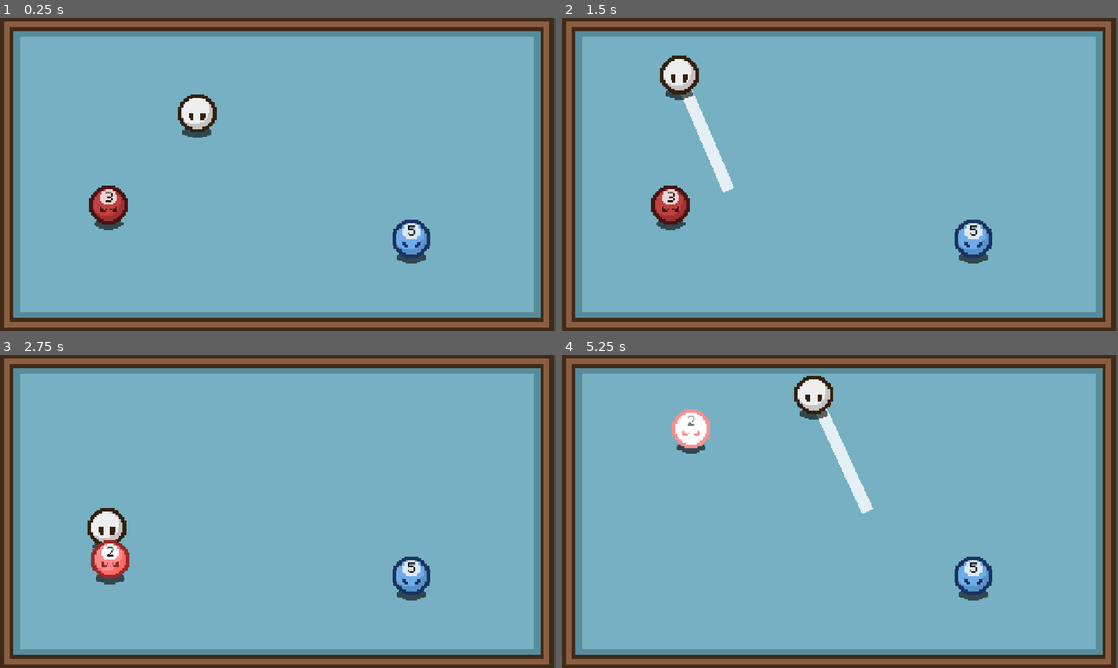
Above: before the commit, frames 1-4 (two rows, left to right).
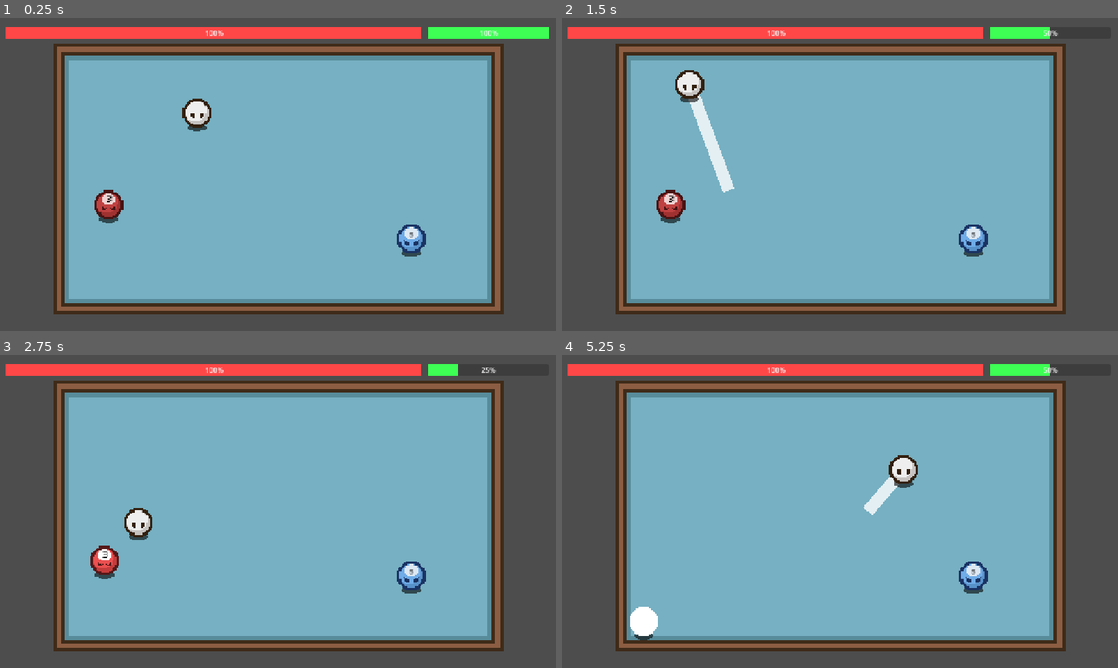
Above: after the commit, the same moments.

Repository: paatatoo/billiardblitz
Game: Godot game, scene res://main.tscn
The game is run twice, just before and just after one commit, with the same random seed, the same clock (stepped at 60 frames per second) and the same inputs.
Inputs (mouse positions are in pixels of both pictures, inside the frame that each line leads up to):
- Up to frame 1 (0.25 s): no input
- Up to frame 2 (1.5 s): tap Enter at 0.5 s; move the mouse to (962, 158) at 0.52 s; click (962, 158) at 0.67 s; move the mouse to (728, 190) at 1.27 s; click (728, 190) at 1.42 s
- Up to frame 3 (2.75 s): move the mouse to (333, 442) at 2.02 s; click (333, 442) at 2.17 s
- Up to frame 4 (5.25 s): move the mouse to (812, 574) at 2.77 s; click (812, 574) at 2.92 s; move the mouse to (1006, 558) at 3.52 s; click (1006, 558) at 3.67 s; move the mouse to (673, 464) at 4.27 s; click (673, 464) at 4.42 s; move the mouse to (867, 511) at 5.02 s; click (867, 511) at 5.17 s

The runs differ from the first frame. In frame 1, 44% of the frame differs, in the area x 0-100%, y 0-100%; in frame 2, 45%; in frame 3, 45%; in frame 4, 46%.

Commit message:
Commit name

Diff:
--- a/Game.gd
+++ b/Game.gd
@@ -2,10 +2,12 @@
 
 var player_state = "idle"
 var focus_point : Vector2
-var SPEED := 3.8
-var RANGE := 320
+var SPEED := 3.2
+var RANGE := 260
 var ATK_POWER := 1
 var RESILIENCE := 2.0
+var HEALTH := 100
+var STAMINA := 1.0
 
 """
 git add .
--- a/Scenes/enemy_scenes/blue_ball.tscn
+++ b/Scenes/enemy_scenes/blue_ball.tscn
@@ -6,8 +6,8 @@
 [ext_resource type="FontFile" uid="uid://dbwlkmglgxbsx" path="res://Assets/dogicapixel.ttf" id="2_8xuby"]
 [ext_resource type="Texture2D" uid="uid://db3y6lg5oqarj" path="res://Assets/player_assets/shadow_ellipse.png" id="3_sdjrx"]
 
-[sub_resource type="CircleShape2D" id="CircleShape2D_awwja"]
-radius = 39.0
+[sub_resource type="CircleShape2D" id="CircleShape2D_sdjrx"]
+radius = 26.925823
 
 [node name="BlueBall" type="RigidBody2D" unique_id=1130954465]
 mass = 3.0
@@ -18,16 +18,16 @@
 max_contacts_reported = 5
 script = ExtResource("1_8xuby")
 
-[node name="ShadowEllipse" type="Sprite2D" parent="." unique_id=328144680]
+[node name="ShadowEllipse" type="Sprite2D" parent="." unique_id=801237373]
 modulate = Color(1, 1, 1, 0.5921569)
 texture_filter = 1
-position = Vector2(0, 42)
-scale = Vector2(3, 3)
+position = Vector2(0, 32)
+scale = Vector2(2, 2)
 texture = ExtResource("3_sdjrx")
 
 [node name="Sprite2D" type="Sprite2D" parent="." unique_id=1209143595]
 texture_filter = 1
-scale = Vector2(4, 4)
+scale = Vector2(3, 3)
 texture = ExtResource("1_m6x62")
 
 [node name="HPCounter" type="Label" parent="." unique_id=584467418]
@@ -37,21 +37,22 @@
 anchor_right = 0.5
 anchor_bottom = 0.5
 offset_left = -19.0
-offset_top = -36.0
+offset_top = -27.0
 offset_right = 21.0
+offset_bottom = 9.0
 grow_horizontal = 2
 grow_vertical = 2
 theme_override_colors/font_color = Color(0, 0, 0, 1)
 theme_override_fonts/font = ExtResource("2_8xuby")
-theme_override_font_sizes/font_size = 26
+theme_override_font_sizes/font_size = 12
 text = "5"
 horizontal_alignment = 1
 vertical_alignment = 1
 autowrap_mode = 1
 
-[node name="CollisionShape2D" type="CollisionShape2D" parent="." unique_id=103478496]
-position = Vector2(0, 13)
-shape = SubResource("CircleShape2D_awwja")
+[node name="CollisionShape2D" type="CollisionShape2D" parent="." unique_id=294130314]
+position = Vector2(0, 14)
+shape = SubResource("CircleShape2D_sdjrx")
 
 [connection signal="body_entered" from="." to="." method="_on_body_entered"]
 [connection signal="body_exited" from="." to="." method="_on_body_exited"]
--- a/Scenes/enemy_scenes/red_ball.gd
+++ b/Scenes/enemy_scenes/red_ball.gd
@@ -21,12 +21,13 @@
 		position.y -= delta_y * 70 * delta
 
 func _on_body_entered(body: Node) -> void:
-	if body.TOKEN_ID == "Player" and state != "ram":
+	if body.TOKEN_ID == "Player" and state != "ram" and body.linear_velocity.length() > 200:
 		lose_health(1)
 	if state == "ram" and body.TOKEN_ID == "Player":
 		$AnimationPlayer.play("RESET")
 		$RushTimer.stop()
 		state = "idle"
+		Game.HEALTH -= 20
 		$IdleTimer.start()
 
 func _on_body_exited(body: Node) -> void:
--- a/Scenes/enemy_scenes/red_ball.tscn
+++ b/Scenes/enemy_scenes/red_ball.tscn
@@ -6,8 +6,8 @@
 [ext_resource type="Texture2D" uid="uid://db3y6lg5oqarj" path="res://Assets/player_assets/shadow_ellipse.png" id="3_rkoge"]
 [ext_resource type="FontFile" uid="uid://dbwlkmglgxbsx" path="res://Assets/dogicapixel.ttf" id="4_8ifpv"]
 
-[sub_resource type="CircleShape2D" id="CircleShape2D_awwja"]
-radius = 36.013885
+[sub_resource type="CircleShape2D" id="CircleShape2D_rkoge"]
+radius = 26.925823
 
 [sub_resource type="Animation" id="Animation_rkoge"]
 length = 0.001
@@ -200,6 +200,7 @@
 }
 
 [node name="RedBall" type="RigidBody2D" unique_id=1480980207]
+mass = 3.0
 physics_material_override = ExtResource("1_ga0h2")
 gravity_scale = 0.0
 lock_rotation = true
@@ -207,21 +208,17 @@
 max_contacts_reported = 5
 script = ExtResource("1_ilkm3")
 
-[node name="ShadowEllipse" type="Sprite2D" parent="." unique_id=275549615]
+[node name="ShadowEllipse" type="Sprite2D" parent="." unique_id=707713378]
 modulate = Color(1, 1, 1, 0.5921569)
 texture_filter = 1
-position = Vector2(0, 42)
-scale = Vector2(3, 3)
+position = Vector2(0, 32)
+scale = Vector2(2, 2)
 texture = ExtResource("3_rkoge")
 
 [node name="Sprite2D" type="Sprite2D" parent="." unique_id=1047437647]
 texture_filter = 1
-scale = Vector2(4, 4)
+scale = Vector2(3, 3)
 texture = ExtResource("3_3wutu")
-
-[node name="CollisionShape2D" type="CollisionShape2D" parent="." unique_id=443020049]
-position = Vector2(0, 17)
-shape = SubResource("CircleShape2D_awwja")
 
 [node name="HPCounter" type="Label" parent="." unique_id=840580534]
 texture_filter = 1
@@ -231,17 +228,22 @@
 anchor_right = 0.5
 anchor_bottom = 0.5
 offset_left = -19.0
-offset_top = -36.0
+offset_top = -32.0
 offset_right = 21.0
+offset_bottom = 4.0
 grow_horizontal = 2
 grow_vertical = 2
 theme_override_colors/font_color = Color(0, 0, 0, 1)
 theme_override_fonts/font = ExtResource("4_8ifpv")
-theme_override_font_sizes/font_size = 26
+theme_override_font_sizes/font_size = 18
 text = "3"
 horizontal_alignment = 1
 vertical_alignment = 1
 autowrap_mode = 1
+
+[node name="CollisionShape2D" type="CollisionShape2D" parent="." unique_id=217894445]
+position = Vector2(0, 13)
+shape = SubResource("CircleShape2D_rkoge")
 
 [node name="AnimationPlayer" type="AnimationPlayer" parent="." unique_id=121302939]
 libraries/ = SubResource("AnimationLibrary_niy18")
--- a/Scenes/player_scenes/player.gd
+++ b/Scenes/player_scenes/player.gd
@@ -1,10 +1,19 @@
 extends RigidBody2D
 
 const TOKEN_ID = "Player"
+var stamina_timer := 0.0
 var slowed = false
 
 func _process(delta: float) -> void:
-	if Input.is_mouse_button_pressed(MOUSE_BUTTON_LEFT):
+
+	if Game.STAMINA < 1.0:
+		stamina_timer += delta
+		if stamina_timer >= 1.0 and Game.player_state != "focus":
+			print(stamina_timer)
+			stamina_timer = 0.0
+			Game.STAMINA += 0.25
+
+	if Input.is_mouse_button_pressed(MOUSE_BUTTON_LEFT) and Game.STAMINA >= 0.5:
 		Engine.time_scale = 0.2
 		Game.player_state = "focus"
 	if Game.player_state == "focus" and not Input.is_mouse_button_pressed(MOUSE_BUTTON_LEFT):
@@ -14,6 +23,7 @@
 		if slowed:
 			linear_velocity *= 0.4
 		Game.player_state = "idle"
+		Game.STAMINA -= 0.5
 	queue_redraw()
 
 func _draw():
--- a/Scenes/player_scenes/player.tscn
+++ b/Scenes/player_scenes/player.tscn
@@ -6,7 +6,7 @@
 [ext_resource type="Texture2D" uid="uid://db3y6lg5oqarj" path="res://Assets/player_assets/shadow_ellipse.png" id="3_udtxu"]
 
 [sub_resource type="CircleShape2D" id="CircleShape2D_awwja"]
-radius = 38.013157
+radius = 28.0
 
 [node name="Player" type="RigidBody2D" unique_id=1103906664]
 physics_material_override = ExtResource("1_rep5y")
@@ -17,15 +17,15 @@
 [node name="ShadowEllipse" type="Sprite2D" parent="." unique_id=1467984620]
 modulate = Color(1, 1, 1, 0.5921569)
 texture_filter = 1
-position = Vector2(0, 42)
-scale = Vector2(3, 3)
+position = Vector2(0, 32)
+scale = Vector2(2, 2)
 texture = ExtResource("3_udtxu")
 
 [node name="Sprite2D" type="Sprite2D" parent="." unique_id=1088110731]
 texture_filter = 1
-scale = Vector2(4, 4)
+scale = Vector2(3, 3)
 texture = ExtResource("3_rep5y")
 
 [node name="CollisionShape2D" type="CollisionShape2D" parent="." unique_id=1356902892]
-position = Vector2(0, 15)
+position = Vector2(0, 11)
 shape = SubResource("CircleShape2D_awwja")
--- /dev/null
+++ b/Scenes/ui_scenes/ui.gd
@@ -0,0 +1,6 @@
+extends CanvasLayer
+
+
+func _process(delta: float) -> void:
+	$HPBar.value = Game.HEALTH
+	$STAMINABar.value = Game.STAMINA
--- /dev/null
+++ b/Scenes/ui_scenes/ui.tscn
@@ -0,0 +1,31 @@
+[gd_scene format=3 uid="uid://bgrbe7fvuhial"]
+
+[ext_resource type="Script" uid="uid://cl67ke6hjbj3i" path="res://Scenes/ui_scenes/ui.gd" id="1_le4aj"]
+
+[sub_resource type="StyleBoxFlat" id="StyleBoxFlat_2legv"]
+bg_color = Color(1, 0.27999997, 0.27999997, 1)
+
+[sub_resource type="StyleBoxFlat" id="StyleBoxFlat_le4aj"]
+bg_color = Color(0.24000001, 1, 0.32866675, 1)
+
+[node name="UI" type="CanvasLayer" unique_id=1784741763]
+script = ExtResource("1_le4aj")
+
+[node name="HPBar" type="ProgressBar" parent="." unique_id=1023806772]
+offset_left = 14.0
+offset_top = 21.0
+offset_right = 971.0
+offset_bottom = 48.0
+theme_override_styles/fill = SubResource("StyleBoxFlat_2legv")
+
+[node name="STAMINABar" type="ProgressBar" parent="." unique_id=982885252]
+anchors_preset = 1
+anchor_left = 1.0
+anchor_right = 1.0
+offset_left = -295.0
+offset_top = 21.0
+offset_right = -16.0
+offset_bottom = 48.0
+grow_horizontal = 0
+theme_override_styles/fill = SubResource("StyleBoxFlat_le4aj")
+max_value = 1.0
--- a/main.tscn
+++ b/main.tscn
@@ -1,10 +1,11 @@
 [gd_scene format=3 uid="uid://c8jwsol377fub"]
 
-[ext_resource type="Texture2D" uid="uid://b0i7hx2tlpewl" path="res://Assets/bluepooltable.png" id="1_1bvp3"]
+[ext_resource type="Texture2D" uid="uid://b0i7hx2tlpewl" path="res://Assets/bg_assets/bluepooltable.png" id="1_1bvp3"]
 [ext_resource type="PackedScene" uid="uid://8p7jecejhyag" path="res://Scenes/player_scenes/player.tscn" id="1_ig7tw"]
 [ext_resource type="Script" uid="uid://brqtt3m7f865t" path="res://trigger.gd" id="3_1bvp3"]
 [ext_resource type="PackedScene" uid="uid://6i07si1g50xv" path="res://Scenes/enemy_scenes/red_ball.tscn" id="3_h2yge"]
 [ext_resource type="PackedScene" uid="uid://bstn031g7qotg" path="res://Scenes/enemy_scenes/blue_ball.tscn" id="5_lquwl"]
+[ext_resource type="PackedScene" uid="uid://bgrbe7fvuhial" path="res://Scenes/ui_scenes/ui.tscn" id="6_7mycd"]
 
 [sub_resource type="RectangleShape2D" id="RectangleShape2D_awwja"]
 size = Vector2(1280, 30)
@@ -18,9 +19,10 @@
 [node name="PoolTable" type="TextureRect" parent="." unique_id=1379057274]
 z_index = -10
 texture_filter = 1
-offset_right = 280.0
-offset_bottom = 168.0
-scale = Vector2(4.5535717, 4.2857146)
+offset_left = 122.0
+offset_top = 60.0
+offset_right = 1158.6666
+offset_bottom = 682.0
 texture = ExtResource("1_1bvp3")
 
 [node name="Player" parent="." unique_id=1103906664 instance=ExtResource("1_ig7tw")]
@@ -30,19 +32,19 @@
 script = ExtResource("3_1bvp3")
 
 [node name="CollisionShape2D" type="CollisionShape2D" parent="Walls" unique_id=541758563]
-position = Vector2(640, 15)
+position = Vector2(637, 70)
 shape = SubResource("RectangleShape2D_awwja")
 
 [node name="CollisionShape2D2" type="CollisionShape2D" parent="Walls" unique_id=1487097335]
-position = Vector2(640, 705)
+position = Vector2(638, 671)
 shape = SubResource("RectangleShape2D_awwja")
 
 [node name="CollisionShape2D3" type="CollisionShape2D" parent="Walls" unique_id=1444365550]
-position = Vector2(16, 368)
+position = Vector2(127, 362)
 shape = SubResource("RectangleShape2D_3c16j")
 
 [node name="CollisionShape2D4" type="CollisionShape2D" parent="Walls" unique_id=676041155]
-position = Vector2(1264, 359)
+position = Vector2(1149, 360)
 shape = SubResource("RectangleShape2D_3c16j")
 
 [node name="Hazards" type="Node" parent="." unique_id=1907724121]
@@ -55,3 +57,5 @@
 
 [node name="blue_ball" parent="." unique_id=1130954465 instance=ExtResource("5_lquwl")]
 position = Vector2(947, 508)
+
+[node name="UI" parent="." unique_id=1784741763 instance=ExtResource("6_7mycd")]
Renamed: Assets/bluepooltable.png -> Assets/bg_assets/bluepooltable.png
Not shown, changed: Assets/bg_assets/bluepooltable.png.import
Renamed: Assets/pooltable.png -> Assets/bg_assets/pooltable.png
Not shown, added: Assets/bg_assets/pooltable.png.import
Renamed: Assets/Glass_Shards.png -> Assets/hazard_assets/Glass_Shards.png
Not shown, changed: Assets/hazard_assets/Glass_Shards.png.import
Binary file added: Assets/hazard_assets/beerthatlookslikeorangejuice.png
Not shown, changed: Assets/hazard_assets/beerthatlookslikeorangejuice.png.import
Not shown, added: Scenes/ui_scenes/ui.gd.uid
